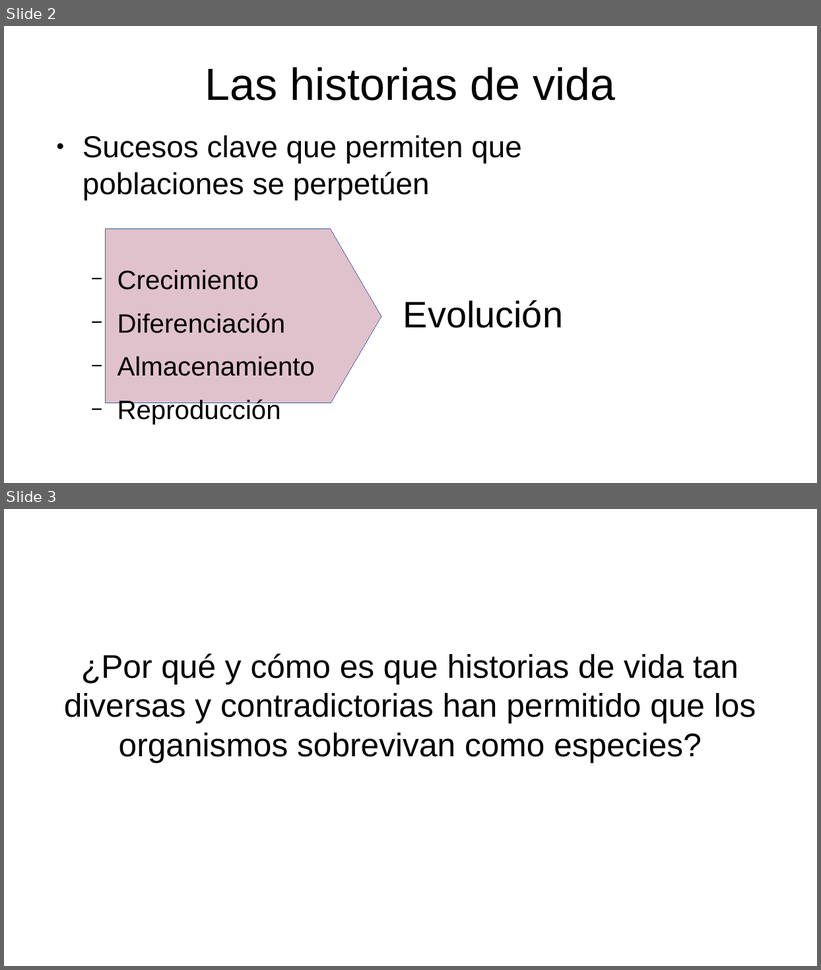
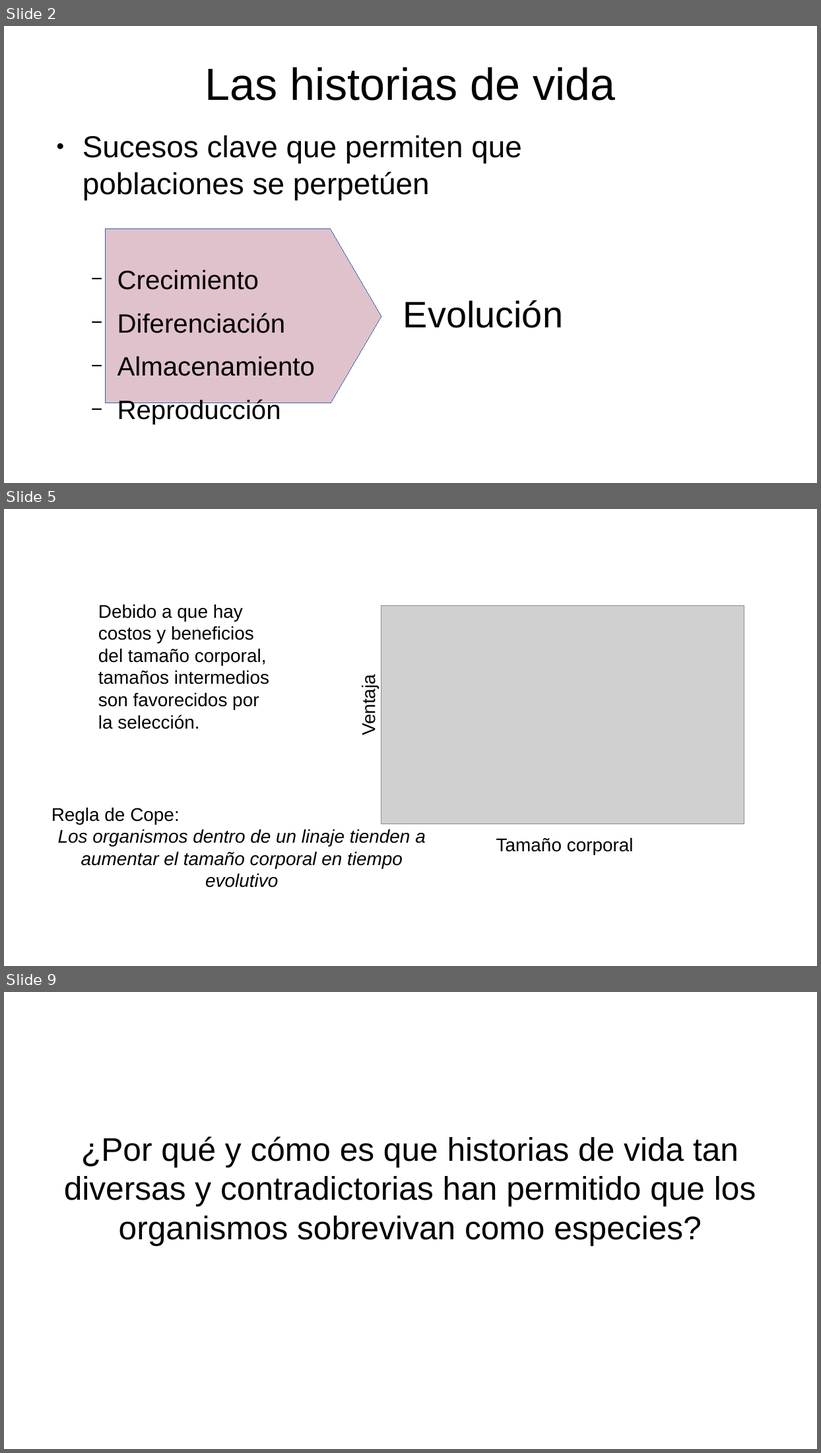
Before and after one commit to gerardommc/Ecologia-poblaciones, a slide deck: Unidad-3/Componentes-historia.odp. Shown one above the other, each under a label of ours: slides 2 and 3 before the commit, slides 2, 5 and 9 after it; the slides between them are not shown. The pictures are 821x970 and 821x1453 pixels, drawn with LibreOffice and Linux fonts; fonts in the diff are those of the drawing; grey boxes stand for pictures. Boxes give left, top, right and bottom in pixels: in the first picture for what was removed or moved away, otherwise in the second. Text is boxed around its words. In the diff, an @@ line names an element or a change of style, - is before the commit and + after.

```diff
--- a/Unidad-3/Componentes-historia.odp
+++ b/Unidad-3/Componentes-historia.odp
@@ slide 5 added at box(4, 509, 817, 966), background #FFFFFF @@
@@ text added at box(98, 604, 269, 729), 18 pt, text #000000 @@
+Debido a que hay costos y beneficios del tamaño corporal, tamaños intermedios son favorecidos por la selección.
@@ picture added at box(382, 605, 745, 824) @@
@@ text added at box(358, 681, 379, 734), 18 pt, text #000000 @@
+Ventaja
@@ text added at box(52, 807, 426, 888), 18 pt, text #000000, italic @@
+Regla de Cope:
+Los organismos dentro de un linaje tienden a aumentar el tamaño corporal en tiempo evolutivo
@@ text added at box(496, 838, 634, 855), 18 pt, text #000000 @@
+Tamaño corporal
@@ what was slide 3 is now slide 9 @@
```
Also in this commit, not shown: 5 other slides added, 7 other files.
